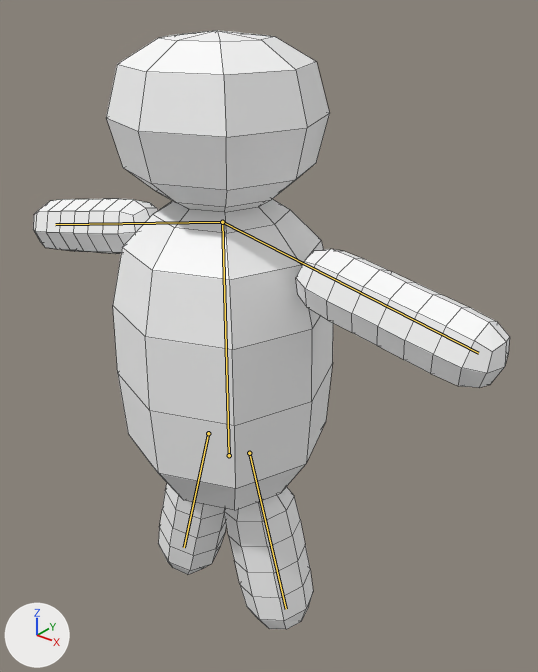
Before and after pictures for a commit that changed the Blender file Assets/Saves/KidModel.blend.
One viewpoint serves both versions: a camera (50 mm lens) standing at (1.413, -1.551, 1.916) and looking at (0.143, 0.037, 0.931). The lights are fixed; the arrows at lower left show +X, +Y and +Z. The first picture is the older version. The bones that bend it are drawn over the model as lines. Mesh edges are drawn as thin lines.
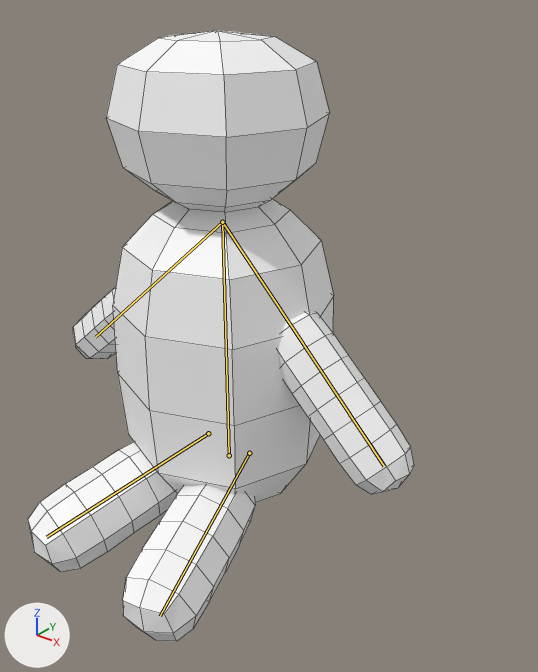
The newer file adds an action. The first version stands in its rest pose; the second is drawn at frame 1 of the action 'sit'.

What the commit changed:
Bone 'Arm_L' (bone_arm_l) turns from (0, 0, 0) to (2, 3, 30) degrees about its own x, y and z.
Bone 'Leg_L' (bone_leg_l) turns from (0, 0, 0) to (75, 14, 11) degrees about its own x, y and z.
Bone 'Arm_R' (bone_arm_r) turns from (0, 0, 0) to (2, -2, -32) degrees about its own x, y and z.
Bone 'Leg_R' (bone_leg_r) turns from (0, 0, 0) to (74, -14, -11) degrees about its own x, y and z.

Location of each change, [x1, y1, x2, y2] in pixels of the pictures (538 x 672 px):
'Plane', posed (19% narrower)
    before: [33, 30, 510, 629]
    after: [28, 30, 414, 641]
bone 'Arm_L', root to tip
    before: (222, 222) to (55, 224)
    after: (222, 222) to (95, 337)
bone 'Leg_L', root to tip
    before: (208, 433) to (184, 547)
    after: (208, 433) to (46, 537)
bone 'Arm_R', root to tip
    before: (222, 222) to (478, 353)
    after: (222, 222) to (384, 466)
bone 'Leg_R', root to tip
    before: (249, 453) to (286, 609)
    after: (249, 453) to (160, 616)
